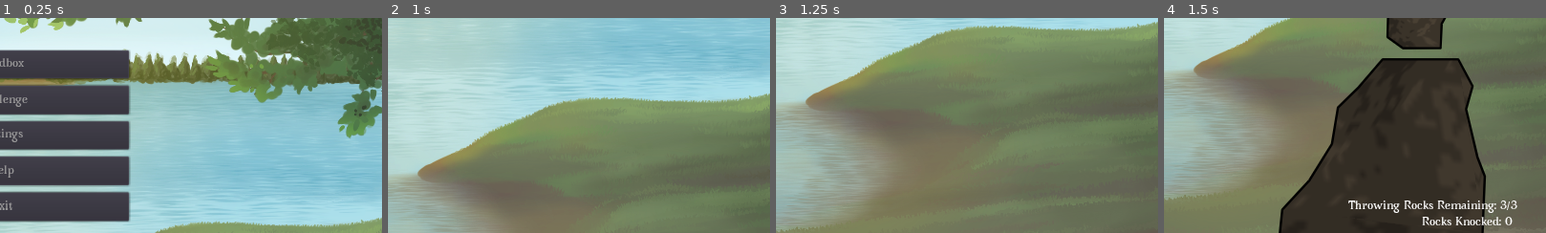
Above: before the commit, frames 1-4 (left to right).
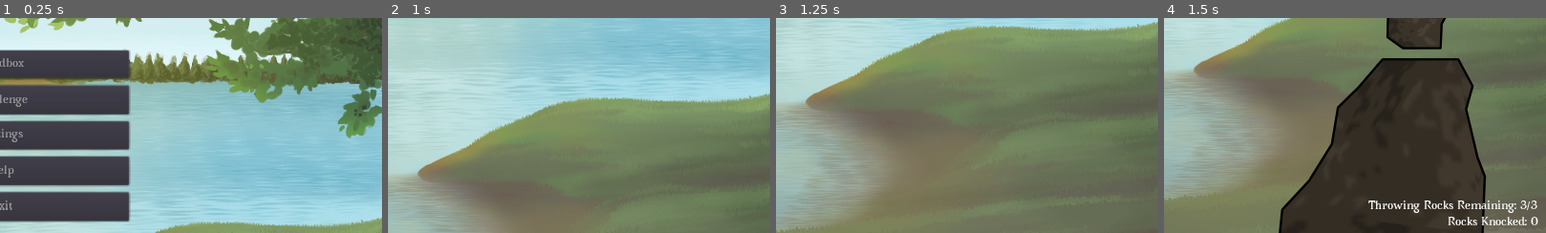
Above: after the commit, the same moments.

Repository: ebrahimebrahim/knock-the-rock
Game: Godot game, scene res://MenuScreen.tscn
The game is run twice, just before and just after one commit, with the same random seed, the same clock (stepped at 60 frames per second) and the same inputs.
Inputs (mouse positions are % of the whole screen's width and height, from its top left):
- Up to frame 1 (0.25 s): no input
- Up to frame 2 (1 s): click "Challenge" at 0.5 s
- Up to frame 3 (1.25 s): no input
- Up to frame 4 (1.5 s): move the mouse to (72, 45) at 1.27 s; press the mouse at (72, 45) at 1.28 s
The pictures show only the part of the screen within x 50-100%, y 48-98%; the shares and areas given below are measured in that part.

Frames 1-3 are identical in both runs. In frame 4, 1.8% of the frame differs, in the area x 48-98%, y 84-97%.

Commit message:
properly arranged bottom right labels in chlg mode

Diff:
--- a/ktr/GameChallenge.gd
+++ b/ktr/GameChallenge.gd
@@ -32,8 +32,8 @@
 
 	place_new_target_rock()
 
-	$LabelsLayer/ThrowingRocksRemainingLabel.text = Strings.throwing_remaining(throwing_rocks_remaining)
-	$LabelsLayer/ScoreLabel.text = Strings.rocks_knocked(score)
+	$LabelsLayer/MarginContainer/VBoxContainer/ThrowingRocksRemainingLabel.text = Strings.throwing_remaining(throwing_rocks_remaining)
+	$LabelsLayer/MarginContainer/VBoxContainer/ScoreLabel.text = Strings.rocks_knocked(score)
 
 
 func initialize_beuld_top_area():
@@ -90,7 +90,7 @@
 func increment_score():
 	show_message(Strings.knocked(),1.2)
 	score += 1
-	$LabelsLayer/ScoreLabel.text = Strings.rocks_knocked(score)
+	$LabelsLayer/MarginContainer/VBoxContainer/ScoreLabel.text = Strings.rocks_knocked(score)
 
 
 func place_new_throwing_rocks(num_rocks : int):
@@ -141,7 +141,7 @@
 
 func change_throwing_rocks_remaining(change : int):
 	throwing_rocks_remaining += change
-	$LabelsLayer/ThrowingRocksRemainingLabel.text = Strings.throwing_remaining(throwing_rocks_remaining)
+	$LabelsLayer/MarginContainer/VBoxContainer/ThrowingRocksRemainingLabel.text = Strings.throwing_remaining(throwing_rocks_remaining)
 
 
 func place_new_target_rock():
--- a/ktr/GameChallenge.tscn
+++ b/ktr/GameChallenge.tscn
@@ -90,37 +90,46 @@
 position = Vector2( 1066.5, 600 )
 z_index = 1
 
-[node name="ThrowingRocksRemainingLabel" type="Label" parent="LabelsLayer" index="0"]
+[node name="MarginContainer" type="MarginContainer" parent="LabelsLayer" index="0"]
 anchor_left = 1.0
 anchor_top = 1.0
 anchor_right = 1.0
 anchor_bottom = 1.0
-margin_left = -279.779
-margin_top = -59.9999
-margin_right = -15.7794
-margin_bottom = -39.9999
+margin_left = -279.0
+margin_top = -59.0
+custom_constants/margin_right = 15
+custom_constants/margin_bottom = 15
+__meta__ = {
+"_edit_group_": true,
+"_edit_use_anchors_": false
+}
+
+[node name="VBoxContainer" type="VBoxContainer" parent="LabelsLayer/MarginContainer" index="0"]
+margin_right = 264.0
+margin_bottom = 44.0
+
+[node name="ThrowingRocksRemainingLabel" type="Label" parent="LabelsLayer/MarginContainer/VBoxContainer" index="0"]
+margin_right = 264.0
+margin_bottom = 20.0
 theme = ExtResource( 4 )
 text = "Throwing Rocks Remaining: 0/0"
+align = 2
+__meta__ = {
+"_edit_use_anchors_": true
+}
+
+[node name="ScoreLabel" type="Label" parent="LabelsLayer/MarginContainer/VBoxContainer" index="1"]
+margin_top = 24.0
+margin_right = 264.0
+margin_bottom = 44.0
+theme = ExtResource( 4 )
+text = "Rocks Knocked: 0"
+align = 2
 __meta__ = {
 "_edit_use_anchors_": false
 }
 
-[node name="ScoreLabel" type="Label" parent="LabelsLayer" index="1"]
-anchor_left = 1.0
-anchor_top = 1.0
-anchor_right = 1.0
-anchor_bottom = 1.0
-margin_left = -177.042
-margin_top = -37.9999
-margin_right = -39.0425
-margin_bottom = -17.9999
-theme = ExtResource( 4 )
-text = "Rocks Knocked: 0"
-__meta__ = {
-"_edit_use_anchors_": false
-}
-
-[node name="MsgCenter" type="Label" parent="LabelsLayer" index="2"]
+[node name="MsgCenter" type="Label" parent="LabelsLayer" index="1"]
 margin_left = -899.812
 margin_top = -450.871
 margin_right = -160.812
